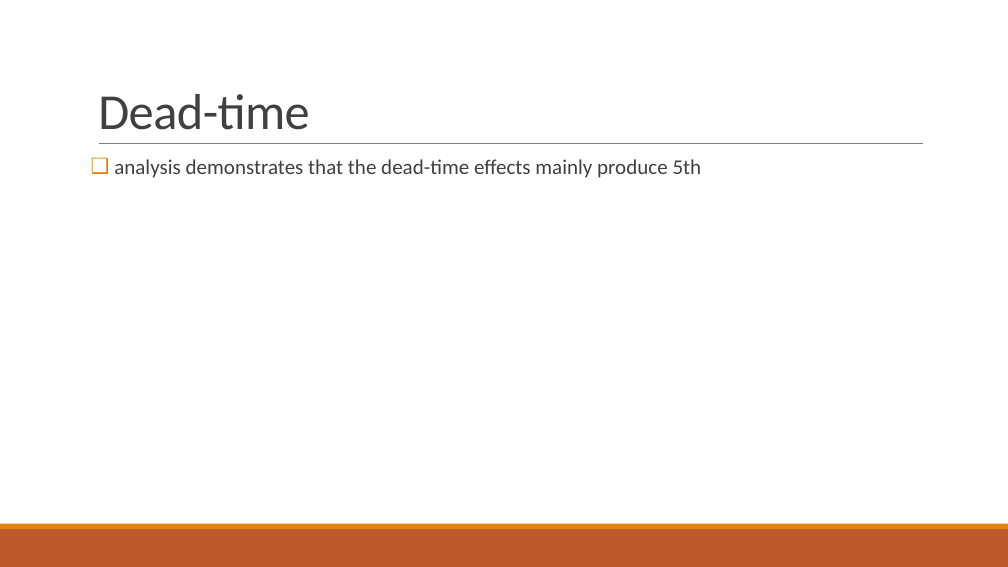
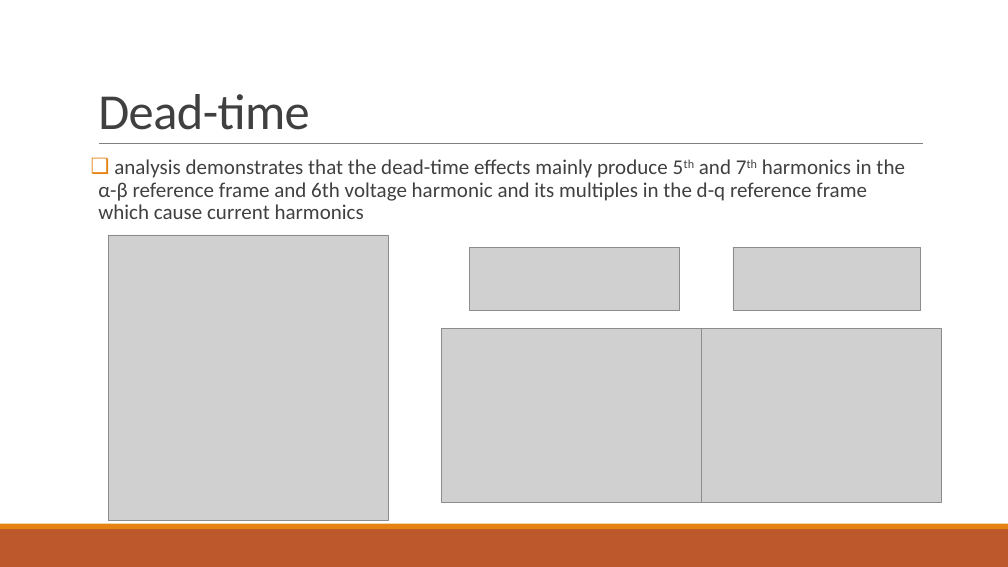
Before and after one commit to hyuruk/doktora, a slide deck: slide 5 of tik/tikMay2018.pptx. Drawn at 1008x567 pixels with LibreOffice and Linux fonts; fonts in the diff are those of the drawing; grey boxes stand for pictures. Boxes give left, top, right and bottom in pixels: in the first picture for what was removed or moved away, otherwise in the second. Text is boxed around its words. In the diff, an @@ line names an element or a change of style, - is before the commit and + after.

```diff
--- a/tik/tikMay2018.pptx
+++ b/tik/tikMay2018.pptx
@@ text at [98,159,905,219]: text changed @@
-❑ analysis demonstrates that the dead-time effects mainly produce 5th
+❑ analysis demonstrates that the dead-time effects mainly produce 5th and 7th harmonics in the α-β reference frame and 6th voltage harmonic and its multiples in the d-q reference frame which cause current harmonics
@@ picture added at [108,235,389,521] @@
@@ picture added at [470,247,680,311] @@
@@ picture added at [733,247,920,311] @@
@@ picture added at [442,328,701,503] @@
@@ picture added at [701,328,941,503] @@
```
Also in this commit, not shown: 1 other slide changed, 5 slides added.
